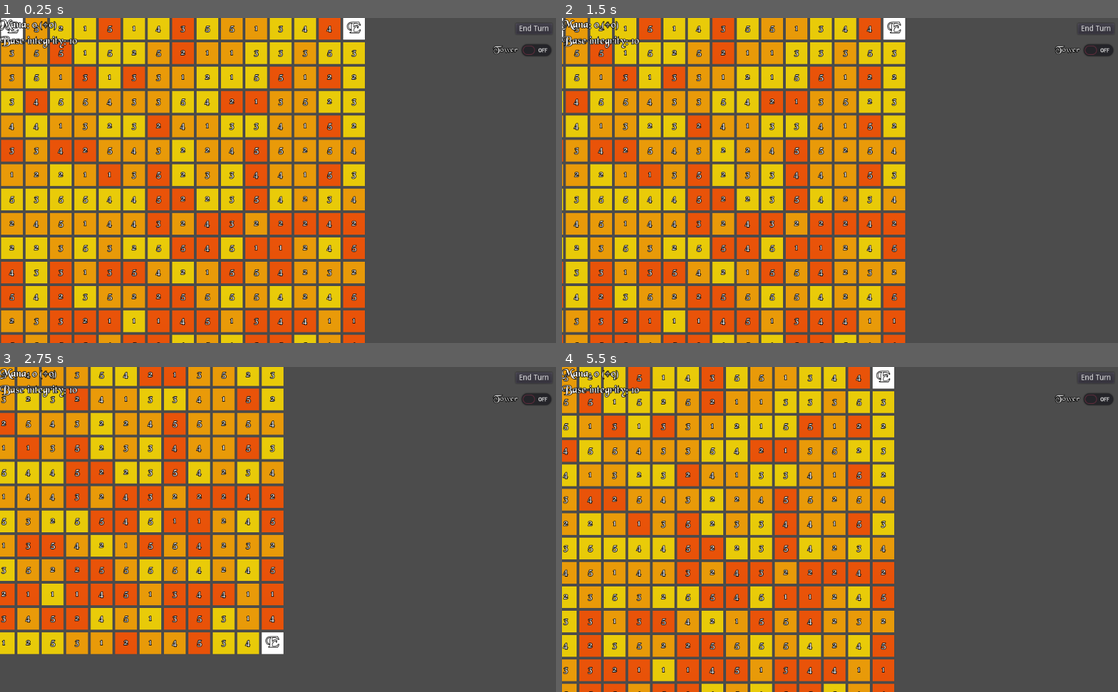
Above: before the commit, frames 1-4 (two rows, left to right).
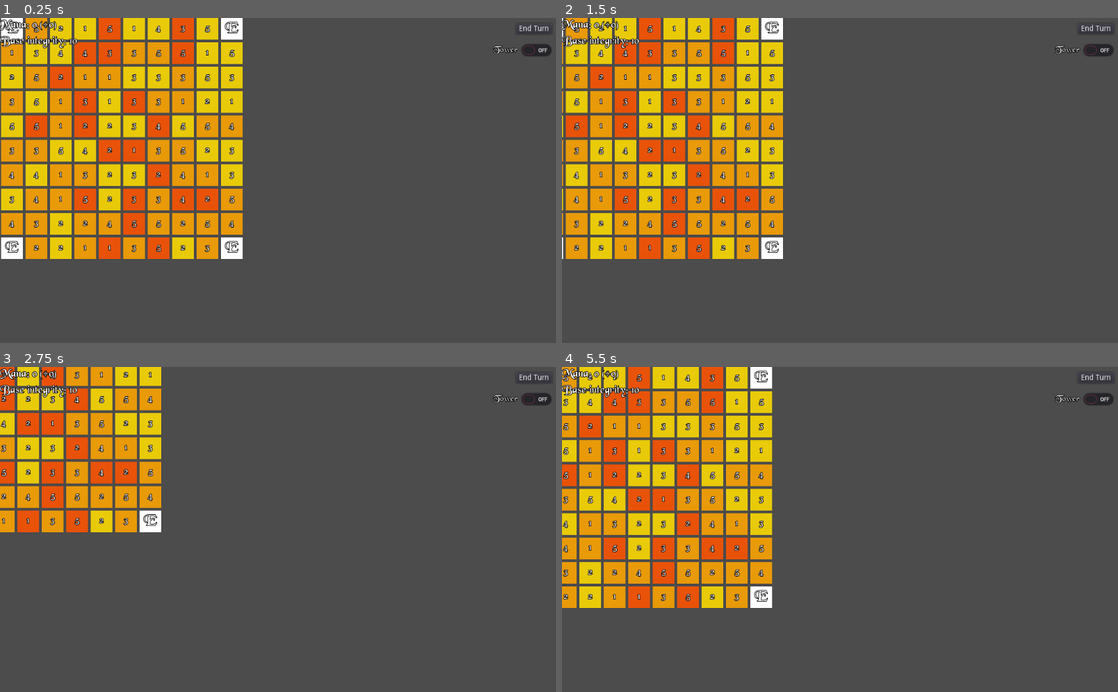
Above: after the commit, the same moments.

Repository: citrusrh/Wizard-Tower-Godot
Game: Godot game, scene res://Scenes/Game.tscn
The game is run twice, just before and just after one commit, with the same random seed, the same clock (stepped at 60 frames per second) and the same inputs.
Inputs (mouse positions are in pixels of both pictures, inside the frame that each line leads up to):
- Up to frame 1 (0.25 s): no input
- Up to frame 2 (1.5 s): click (573, 27) at 0.52 s; tap Enter at 1.25 s; hold D (right) from 1.28 s (still down)
- Up to frame 3 (2.75 s): release D (right) at 2.03 s; hold S (down) from 2.03 s (still down)
- Up to frame 4 (5.5 s): release S (down) at 2.78 s; hold D (right) 2.78-3.53 s; hold W (up) 3.53-4.28 s; hold A (left) from 4.28 s (still down)

The runs differ from the first frame. In frame 1, 44% of the frame differs, in the area x 0-66%, y 0-100%; in frame 2, 41%; in frame 3, 33%; in frame 4, 40%.

Commit message:
Fixed a bug with tile tool that I caught at the last moment

Diff:
--- a/Scenes/Game.tscn
+++ b/Scenes/Game.tscn
@@ -20,7 +20,7 @@
 
 [node name="Map" type="Node2D" parent="."]
 script = ExtResource( 2 )
-side = 15
+side = 10
 tileMaxMana = 5
 
 [node name="UI" type="Control" parent="."]
--- a/Scripts/Map.gd
+++ b/Scripts/Map.gd
@@ -9,11 +9,13 @@
 
 export var side: int
 export var tileMaxMana: int
+var tileDict = {}
 
 
 func _ready():
 	generate(false)
 	generate(true)
+	GameManager.tileDict = tileDict
 	GameManager.tileDict[Vector2(0,0)].add_child(enemySpawnerResource.instance())
 	GameManager.tileDict[Vector2(side-1,0)].add_child(enemySpawnerResource.instance())
 	GameManager.tileDict[Vector2(0,side-1)].add_child(enemySpawnerResource.instance())
@@ -31,7 +33,7 @@
 				currentTile.position = Vector2(45*j,45*i)
 				currentTile.mana = rn.randi_range(1,tileMaxMana)
 				currentTile.movementCost = rn.randi_range(1,3)
-				GameManager.tileDict[Vector2(i,j)] = currentTile
+				tileDict[Vector2(i,j)] = currentTile
 				currentTile.gridPosition = Vector2(i,j)
 				self.add_child(currentTile)
 		generateMap = true
